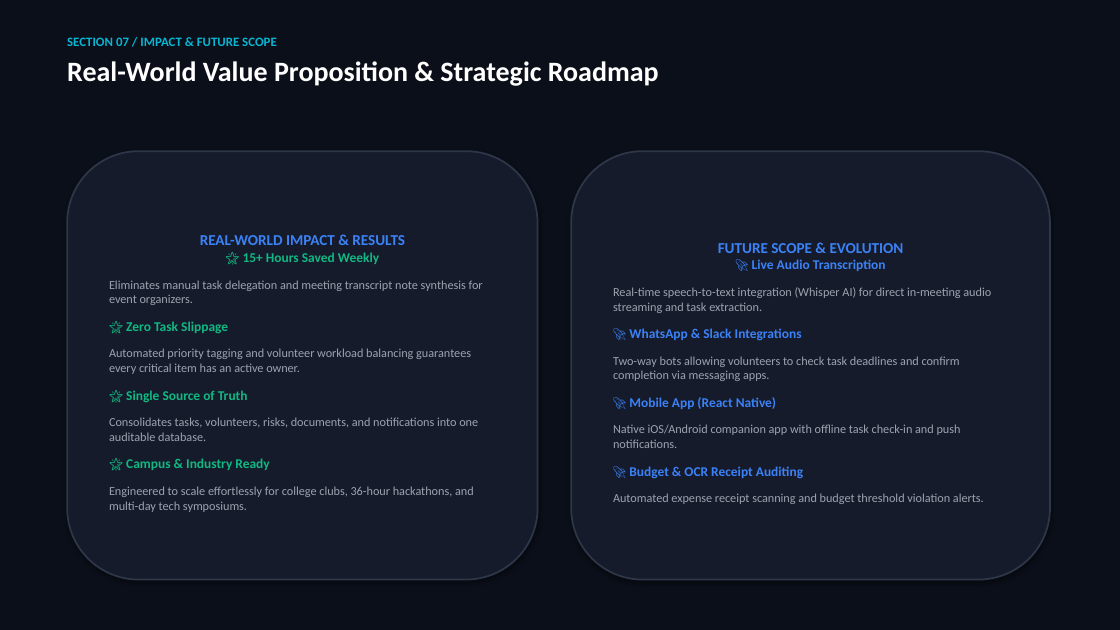
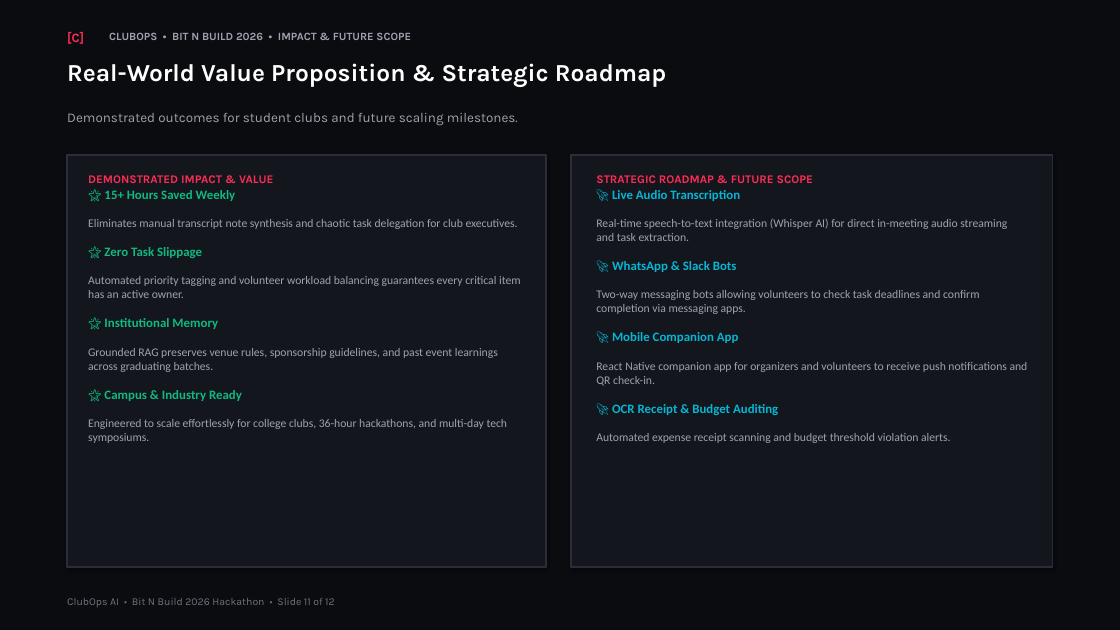
Before and after one commit to Kpanchal1210/ClubOps-AI, a slide deck: slide 11 of ClubOps-AI_BIT_N_BUILD_26.pptx (slide 10 before the commit). Drawn at 1120x630 pixels with LibreOffice and Linux fonts; fonts in the diff are those of the drawing. Boxes give left, top, right and bottom in pixels: in the first picture for what was removed or moved away, otherwise in the second. Text is boxed around its words. In the diff, an @@ line names an element or a change of style, - is before the commit and + after.

Commit message:
feat(presentation): replace old pptx with reference-styled deck matching Bit N Build guidelines and team Bit Computing

```diff
--- a/ClubOps-AI_BIT_N_BUILD_26.pptx
+++ b/ClubOps-AI_BIT_N_BUILD_26.pptx
@@ background #0B0F19 to #0B0C10 @@
@@ text at (x1=67, y1=37, x2=277, y2=46): paragraph removed @@
-SECTION 07 / IMPACT & FUTURE SCOPE
@@ text "Real-World Value Proposition & Strategic ..." moved from (x1=67, y1=37, x2=659, y2=86) to (x1=67, y1=63, x2=667, y2=87) @@
@@ text "Real-World Value Proposition & Strategic ..." at (x1=67, y1=63, x2=667, y2=87): size 24 to 21 pt, font Calibri to Karla; less space between paragraphs @@
@@ text added at (x1=67, y1=32, x2=84, y2=44), 11 pt, text #FF2D55, bold @@
+[C]
@@ text added at (x1=109, y1=32, x2=411, y2=40), 9.5 pt, text #9CA3AF, bold @@
+CLUBOPS • BIT N BUILD 2026 • IMPACT & FUTURE SCOPE
@@ text added at (x1=67, y1=113, x2=518, y2=126), 11.5 pt, text #9CA3AF @@
+Demonstrated outcomes for student clubs and future scaling milestones.
@@ rectangle added at (x1=67, y1=155, x2=546, y2=567), fill #14161D, outline #2A2E3A 1.5 pt @@
@@ text "DEMONSTRATED IMPACT & VALUE" at (x1=88, y1=175, x2=521, y2=443): vertical alignment middle to top; fill #161B2C to none; outline #2D3748 1.5 pt to none; shadow off @@
@@ text at (x1=88, y1=175, x2=518, y2=229): text changed; size 10.5 to 10 pt @@
-REAL-WORLD IMPACT & RESULTS
-🌟 15+ Hours Saved Weekly
-Eliminates manual task delegation and meeting transcript note synthesis for event organizers.
+DEMONSTRATED IMPACT & VALUE
+🌟 15+ Hours Saved Weekly
+Eliminates manual transcript note synthesis and chaotic task delegation for club executives.
@@ text "DEMONSTRATED IMPACT & VALUE" moved from (x1=67, y1=151, x2=538, y2=580) to (x1=88, y1=175, x2=521, y2=443) @@
@@ rectangle added at (x1=571, y1=155, x2=1053, y2=567), fill #14161D, outline #2A2E3A 1.5 pt @@
@@ text at (x1=596, y1=175, x2=813, y2=183): text changed; size 13 to 10 pt; font Calibri to Karla; text colour #3B82F6 to #FF2D55 @@
-FUTURE SCOPE & EVOLUTION
+STRATEGIC ROADMAP & FUTURE SCOPE
@@ text "STRATEGIC ROADMAP & FUTURE SCOPE" moved from (x1=571, y1=151, x2=1050, y2=580) to (x1=596, y1=175, x2=1028, y2=443) @@
@@ text "STRATEGIC ROADMAP & FUTURE SCOPE" at (x1=596, y1=175, x2=1028, y2=443): vertical alignment middle to top; fill #161B2C to none; outline #2D3748 1.5 pt to none; shadow off @@
@@ text at (x1=596, y1=219, x2=1007, y2=241): size 11.5 to 11 pt, text colour #3B82F6 to #06B6D4 in "🚀 Live Audio Transcription"; size 10.5 to 10 pt in "Real-time speech-to-text integration (Whisper AI) for direct ..."; more space between paragraphs @@
@@ text at (x1=88, y1=247, x2=521, y2=443): size 11.5 to 11 pt in "🌟 Zero Task Slippage", "🌟 Campus & Industry Ready"; size 10.5 to 10 pt in "Automated priority tagging and volunteer workload balancing ...", "Engineered to scale effortlessly for college clubs, ..."; more space between paragraphs @@
@@ text at (x1=596, y1=261, x2=1028, y2=443): text changed; size 10.5 to 10 pt @@
-🚀 WhatsApp & Slack Integrations
-Two-way bots allowing volunteers to check task deadlines and confirm completion via messaging apps.
-🚀 Mobile App (React Native)
-Native iOS/Android companion app with offline task check-in and push notifications.
-🚀 Budget & OCR Receipt Auditing
-Automated expense receipt scanning and budget threshold violation alerts.
+🚀 WhatsApp & Slack Bots
+Two-way messaging bots allowing volunteers to check task deadlines and confirm completion via messaging apps.
+🚀 Mobile Companion App
+React Native companion app for organizers and volunteers to receive push notifications and QR check-in.
+🚀 OCR Receipt & Budget Auditing
+Automated expense receipt scanning and budget threshold violation alerts.
@@ text at (x1=88, y1=318, x2=498, y2=372): text changed; size 10.5 to 10 pt @@
-🌟 Single Source of Truth
-Consolidates tasks, volunteers, risks, documents, and notifications into one auditable database.
+🌟 Institutional Memory
+Grounded RAG preserves venue rules, sponsorship guidelines, and past event learnings across graduating batches.
@@ text added at (x1=67, y1=598, x2=335, y2=607), 9 pt, text #6E7382 @@
+ClubOps AI • Bit N Build 2026 Hackathon • Slide 11 of 12
```
Also in this commit, not shown: 1 other slide changed, 10 slides added, 9 slides removed, 1 other file.
